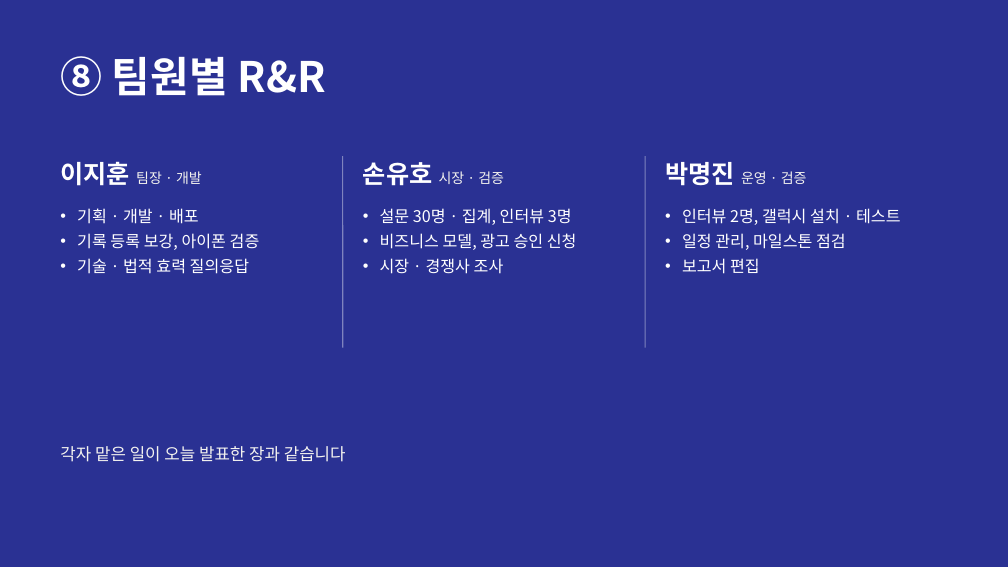
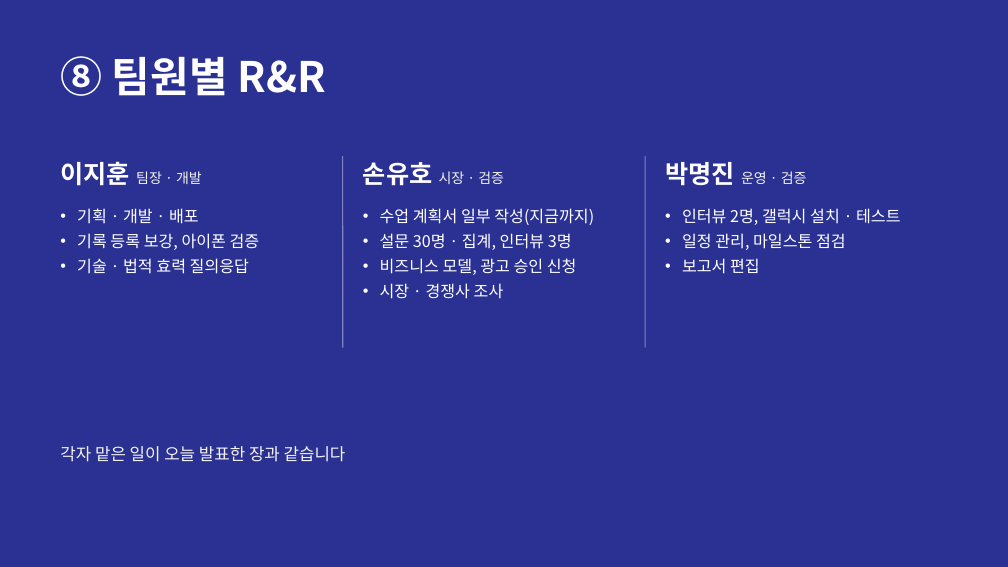
Before and after one commit to jihooni217/albaguard, a slide deck: slide 17 of docs/06_중간발표_PPT.pptx. Drawn at 1008x567 pixels with LibreOffice and Linux fonts; fonts in the diff are those of the drawing. Boxes give left, top, right and bottom in pixels: in the first picture for what was removed or moved away, otherwise in the second. Text is boxed around its words. In the diff, an @@ line names an element or a change of style, - is before the commit and + after.

```diff
--- a/docs/06_중간발표_PPT.pptx
+++ b/docs/06_중간발표_PPT.pptx
@@ text at <box>380,208,594,225</box>: paragraph added @@
+• 수업 계획서 일부 작성(지금까지)
```
Also in this commit, not shown: 4 other files.
